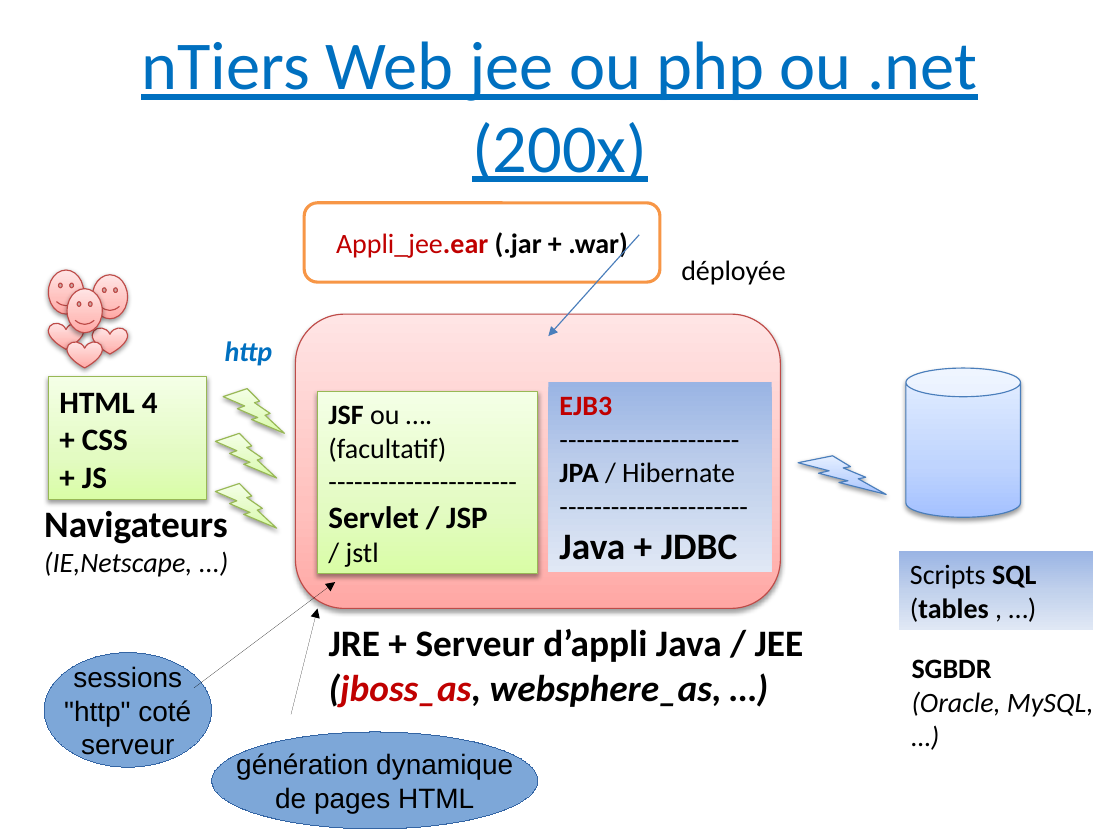
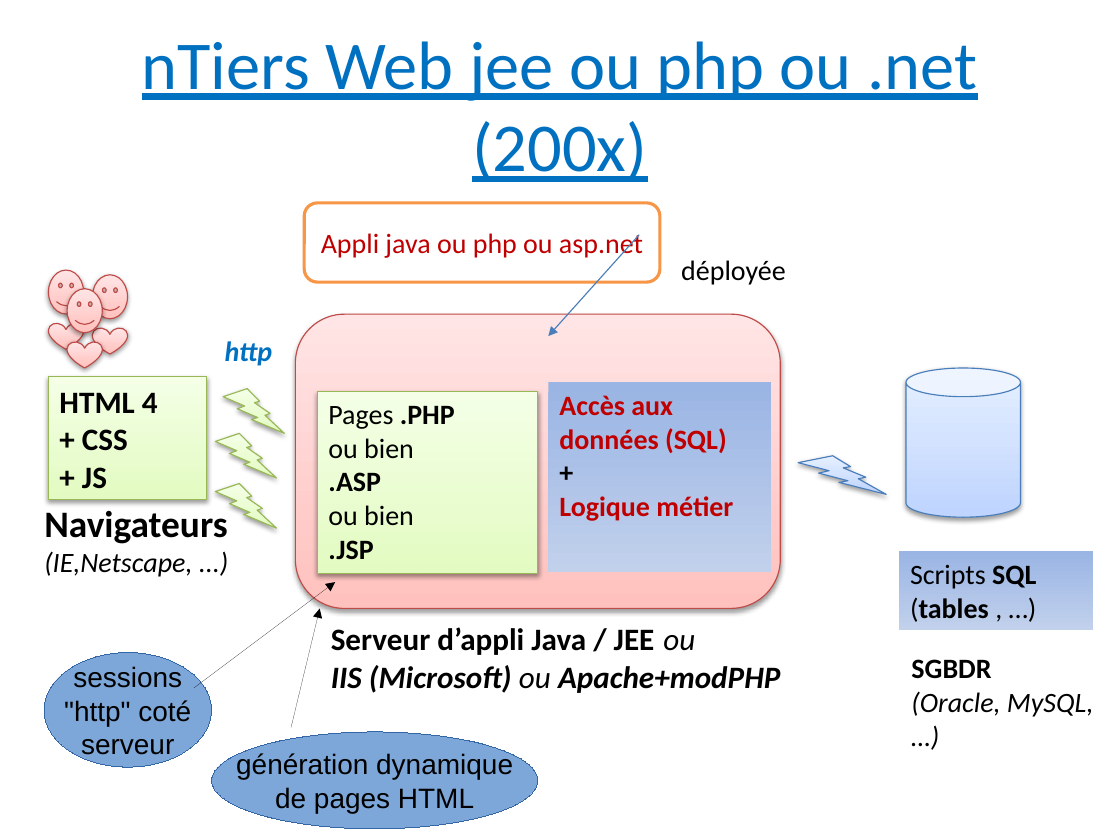
Before and after one commit to didier-tp/soa_msa_octobre2021, a slide deck: slide 4 of evolutions_architectures_grandes_lignes.pptx. Drawn at 1120x840 pixels with LibreOffice and Linux fonts; fonts in the diff are those of the drawing. Boxes give left, top, right and bottom in pixels: in the first picture for what was removed or moved away, otherwise in the second. Text is boxed around its words. In the diff, an @@ line names an element or a change of style, - is before the commit and + after.

```diff
--- a/evolutions_architectures_grandes_lignes.pptx
+++ b/evolutions_architectures_grandes_lignes.pptx
@@ text in rounded rectangle at box(321, 233, 643, 260): text changed; bold off @@
-Appli_jee.ear (.jar + .war)
+Appli java ou php ou asp.net
@@ fill gradient #FFA6A5 to #FFC0BF to #FFE7E7 to gradient #FFC1BE to #FFE5E5 in 7 elements at box(48, 270, 83, 314), box(48, 323, 83, 349), box(92, 274, 127, 318), box(92, 328, 127, 355), box(67, 289, 102, 333), box(67, 342, 102, 368), box(296, 315, 781, 609) @@
@@ rectangle "Accès aux données (SQL)" at box(549, 382, 772, 572): fill gradient #9AB5E4 to #C2D1ED to #E1E8F5 to gradient #9AB4E4 to #C1D1EC @@
@@ cylinder at box(906, 368, 1020, 517): fill gradient #A4C4FF to #BFD4FF to #E6EEFF to gradient #BFD4FE to #E5EFFF @@
@@ fill gradient #DAFDA7 to #E4FCC2 to #F5FFE7 to gradient #E3FBC2 to #F4FFE6 in 5 elements at box(48, 376, 206, 500), box(223, 389, 284, 433), box(215, 433, 277, 478), box(215, 484, 277, 529), box(317, 391, 538, 573) @@
@@ text in rectangle at box(328, 406, 455, 560): text changed @@
-JSF ou …. (facultatif)
-----------------------
-Servlet / JSP
-/ jstl
+Pages .PHP
+ou bien
+.ASP
+ou bien
+.JSP
@@ text in rectangle at box(559, 395, 733, 521): text changed; text colour #000000 to #C00000; bold on @@
-EJB3
----------------------
-JPA / Hibernate
-----------------------
-Java + JDBC
+Accès aux données (SQL)
++
+Logique métier
@@ lightning bolt at box(799, 456, 887, 494): fill gradient #A4C4FF to #BFD4FF to #E6EEFF to gradient #BFD4FE to #E5EFFF @@
@@ rectangle "Scripts SQL (tables , …)" at box(899, 551, 1093, 629): fill gradient #9AB5E4 to #C2D1ED to #E1E8F5 to gradient #9AB4E4 to #C1D1EC @@
@@ arrow (194, 688) - (335, 582): stroke #000000 0.75 pt to #000000 0 pt @@
@@ arrow moved from (291, 715) - (317, 608) to (291, 728) - (319, 608) @@
@@ arrow (291, 728) - (319, 608): stroke #000000 0.75 pt to #000000 0 pt @@
@@ text at box(331, 627, 780, 693): text changed; size 24 to 20 pt; italic on @@
-JRE + Serveur d’appli Java / JEE
-(jboss_as, websphere_as, …)
+Serveur d’appli Java / JEE ou
+IIS (Microsoft) ou Apache+modPHP
```
Also in this commit, not shown: 5 other slides changed, 2 slides added, 3 other files.
